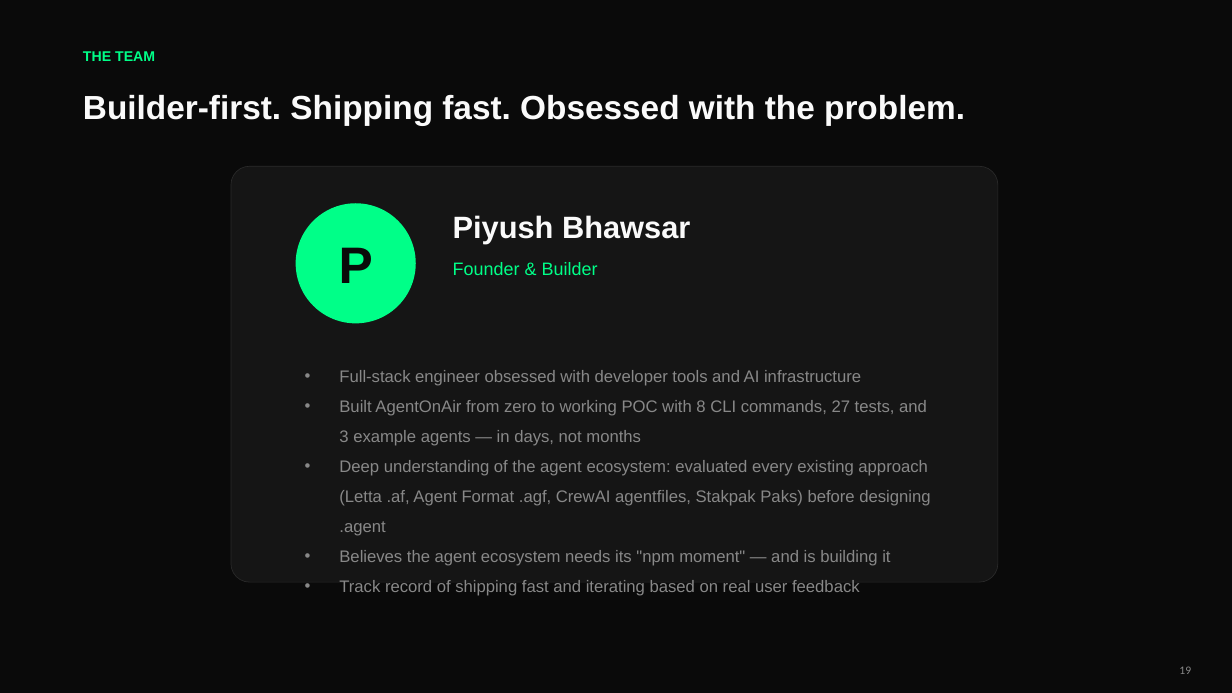
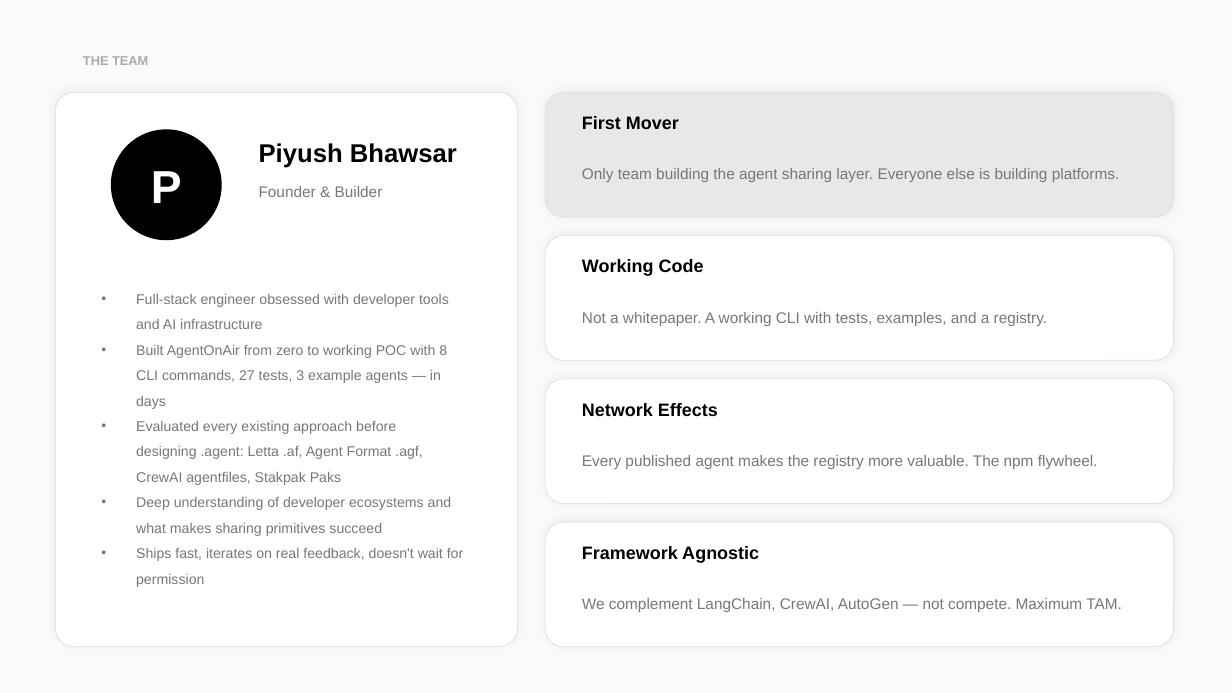
Before and after one commit to piyushhhxyz/AgentsOnAir, a slide deck: slide 19 of pitch-deck/AgentOnAir-Pitch.pptx. Drawn at 1232x693 pixels with LibreOffice and Linux fonts; fonts in the diff are those of the drawing. Boxes give left, top, right and bottom in pixels: in the first picture for what was removed or moved away, otherwise in the second. Text is boxed around its words. In the diff, an @@ line names an element or a change of style, - is before the commit and + after.

Commit message:
Rebuild pitch deck: light theme, monochromatic, bento layout, 21 slides
Complete redesign with:
- Light off-white background, monochromatic black/gray palette
- Bento grid layouts with rounded cards and subtle shadows
- 4 section dividers (black bg) for the user's 4 key questions
- Personal assistant narrative front and center (email agent story)
- Deep research with citations: MarketsandMarkets, Stack Overflow 2025,
  PwC, Gartner, npm/Docker/HuggingFace precedents
- Route to first 100 users playbook
- Business model with MRR projections
- Competitive landscape table
- 21 slides total, 488KB

```diff
--- a/pitch-deck/AgentOnAir-Pitch.pptx
+++ b/pitch-deck/AgentOnAir-Pitch.pptx
@@ background #0A0A0A to #FAFAFA @@
@@ text "THE TEAM" at [83, 56, 148, 65]: size 11 to 10 pt, text colour #00FF88 to #AAAAAA @@
@@ rounded rectangle added at [55, 92, 518, 647], fill #FFFFFF, outline #DDDDDD 0.5 pt @@
@@ text removed at [83, 94, 965, 125] @@
-Builder-first. Shipping fast. Obsessed with the problem.
@@ rounded rectangle added at [545, 92, 1174, 217], fill #E8E8E8, outline #DDDDDD 0.5 pt @@
@@ text added at [582, 116, 679, 129], 14 pt, text #000000, bold @@
+First Mover
@@ text "P": place and size @@
-text "P" at [339, 247, 373, 283]
+text "P" at [151, 171, 182, 203]
@@ text "P" at [151, 171, 182, 203]: size 40 to 36 pt, text colour #0A0A0A to #FFFFFF @@
@@ ellipse added at [111, 129, 222, 240], fill #000000 @@
@@ text "Piyush Bhawsar": place and size @@
-text "Piyush Bhawsar" at [453, 215, 690, 244]
+text "Piyush Bhawsar" at [259, 143, 457, 168]
@@ text "Piyush Bhawsar" at [259, 143, 457, 168]: size 24 to 20 pt, text colour #FAFAFA to #000000 @@
@@ rounded rectangle removed at [231, 166, 998, 582] @@
@@ text "Founder & Builder": place and size @@
-text "Founder & Builder" at [453, 262, 598, 275]
+text "Founder & Builder" at [259, 186, 383, 197]
@@ text "Founder & Builder" at [259, 186, 383, 197]: size 14 to 12 pt, text colour #00FF88 to #777777 @@
@@ text added at [582, 168, 1119, 182], 12 pt, text #777777 @@
+Only team building the agent sharing layer. Everyone else is building platforms.
@@ ellipse removed at [296, 203, 416, 323] @@
@@ rounded rectangle added at [545, 236, 1174, 360], fill #FFFFFF, outline #DDDDDD 0.5 pt @@
@@ text added at [582, 259, 704, 276], 14 pt, text #000000, bold @@
+Working Code
@@ text "Full-stack engineer obsessed with developer ...": place and size @@
-text "Full-stack engineer obsessed with developer ..." at [339, 370, 930, 596]
+text "Full-stack engineer obsessed with developer ..." at [136, 294, 463, 587]
@@ text at [136, 294, 449, 329]: size 13 to 11 pt, text colour #888888 to #777777 in "Full-stack engineer obsessed with developer tools and ..." @@
@@ text added at [582, 312, 1048, 326], 12 pt, text #777777 @@
+Not a whitepaper. A working CLI with tests, examples, and a registry.
@@ text at [136, 345, 463, 587]: text changed; size 13 to 11 pt; text colour #888888 to #777777 @@
-• Built AgentOnAir from zero to working POC with 8 CLI commands, 27 tests, and 3 example agents — in days, not months
-• Deep understanding of the agent ecosystem: evaluated every existing approach (Letta .af, Agent Format .agf, CrewAI agentfiles, Stakpak Paks) before designing .agent
-• Believes the agent ecosystem needs its "npm moment" — and is building it
-• Track record of shipping fast and iterating based on real user feedback
+• Built AgentOnAir from zero to working POC with 8 CLI commands, 27 tests, 3 example agents — in days
+• Evaluated every existing approach before designing .agent: Letta .af, Agent Format .agf, CrewAI agentfiles, Stakpak Paks
+• Deep understanding of developer ecosystems and what makes sharing primitives succeed
+• Ships fast, iterates on real feedback, doesn't wait for permission
@@ rounded rectangle added at [545, 379, 1174, 504], fill #FFFFFF, outline #DDDDDD 0.5 pt @@
@@ text added at [582, 403, 718, 416], 14 pt, text #000000, bold @@
+Network Effects
@@ text added at [582, 455, 1098, 469], 12 pt, text #777777 @@
+Every published agent makes the registry more valuable. The npm flywheel.
@@ rounded rectangle added at [545, 522, 1174, 647], fill #FFFFFF, outline #DDDDDD 0.5 pt @@
@@ text added at [582, 546, 759, 563], 14 pt, text #000000, bold @@
+Framework Agnostic
@@ text added at [582, 598, 1122, 612], 12 pt, text #777777 @@
+We complement LangChain, CrewAI, AutoGen — not compete. Maximum TAM.
@@ page number removed at [1179, 666, 1191, 674] @@
-19
```
Also in this commit, not shown: 17 other slides changed, 3 slides added, 4 slides removed.
